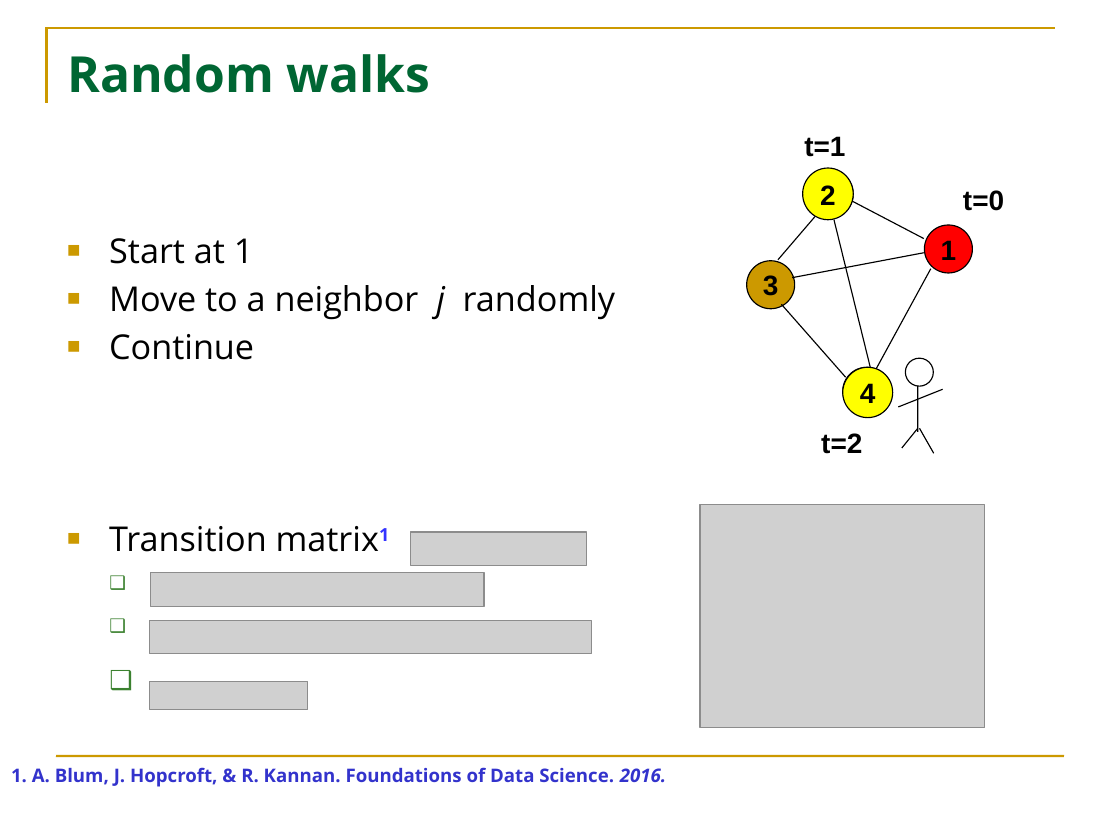
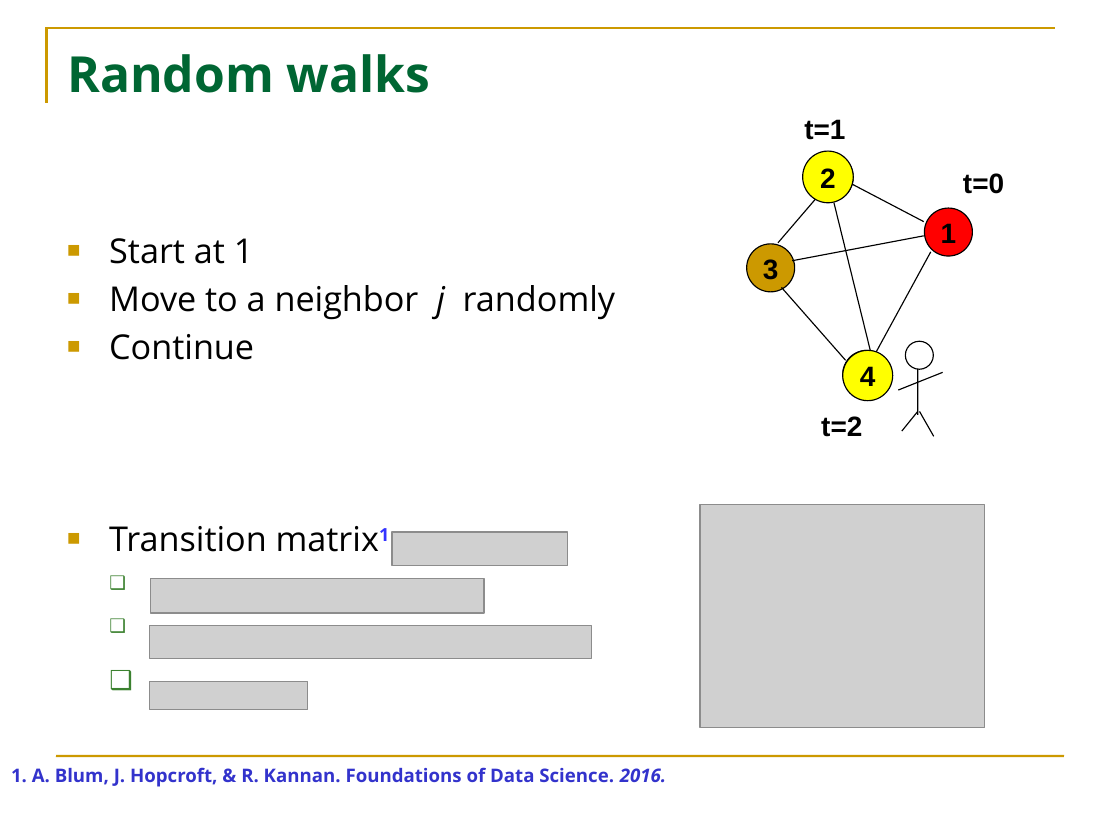
Before and after one commit to HuanSGT/rw-dir-prox, a slide deck: slide 5 of rw.pptx. Drawn at 1120x840 pixels with LibreOffice and Linux fonts; fonts in the diff are those of the drawing; grey boxes stand for pictures. Boxes give left, top, right and bottom in pixels: in the first picture for what was removed or moved away, otherwise in the second. Text is boxed around its words. In the diff, an @@ line names an element or a change of style, - is before the commit and + after.

```diff
--- a/rw.pptx
+++ b/rw.pptx
@@ line moved from (898, 407) - (943, 390) to (898, 390) - (943, 372) @@
@@ 9 lines, 7 ellipses, 3 texts moved together from (x1=747, y1=136, x2=1004, y2=454) to (x1=747, y1=119, x2=1004, y2=437) @@
@@ picture moved from (x1=411, y1=532, x2=587, y2=566) to (x1=392, y1=532, x2=568, y2=566) @@
@@ picture moved from (x1=150, y1=572, x2=484, y2=607) to (x1=150, y1=579, x2=484, y2=614) @@
@@ picture moved from (x1=149, y1=620, x2=591, y2=653) to (x1=149, y1=625, x2=591, y2=657) @@
```
Also in this commit, not shown: 10 other slides changed, 2 slides removed, 5 other files.
